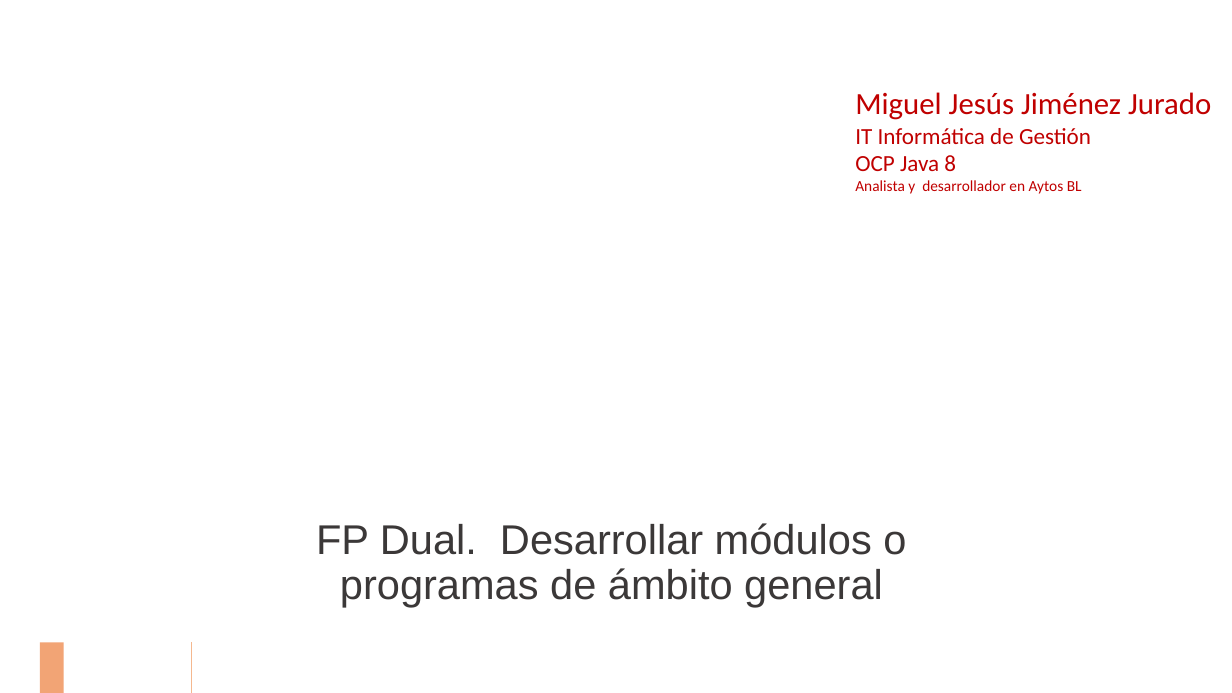
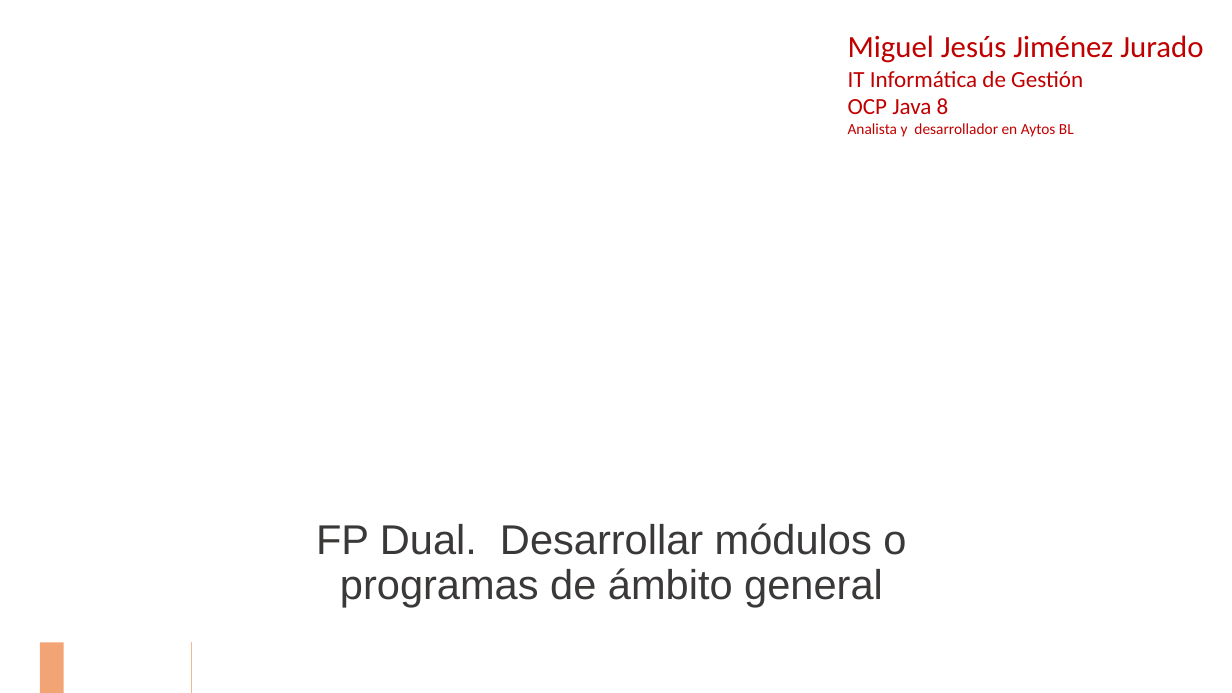
Before and after one commit to mjim79/eadmin, a slide deck: slide 1 of FP Dual - Desarrollar módulos o programas de ámbito general.pptx. Drawn at 1232x693 pixels with LibreOffice and Linux fonts; fonts in the diff are those of the drawing; background and template pictures are left out. Boxes give left, top, right and bottom in pixels: in the first picture for what was removed or moved away, otherwise in the second. Text is boxed around its words. In the diff, an @@ line names an element or a change of style, - is before the commit and + after.

```diff
--- a/FP Dual - Desarrollar módulos o programas de ámbito general.pptx
+++ b/FP Dual - Desarrollar módulos o programas de ámbito general.pptx
@@ text "Miguel Jesús Jiménez Jurado": place and size @@
-text "Miguel Jesús Jiménez Jurado" at (855,92,1211,194)
+text "Miguel Jesús Jiménez Jurado" at (848,35,1203,137)
```
Also in this commit, not shown: 1 other slide changed, 2 slides added, 1 other file.
